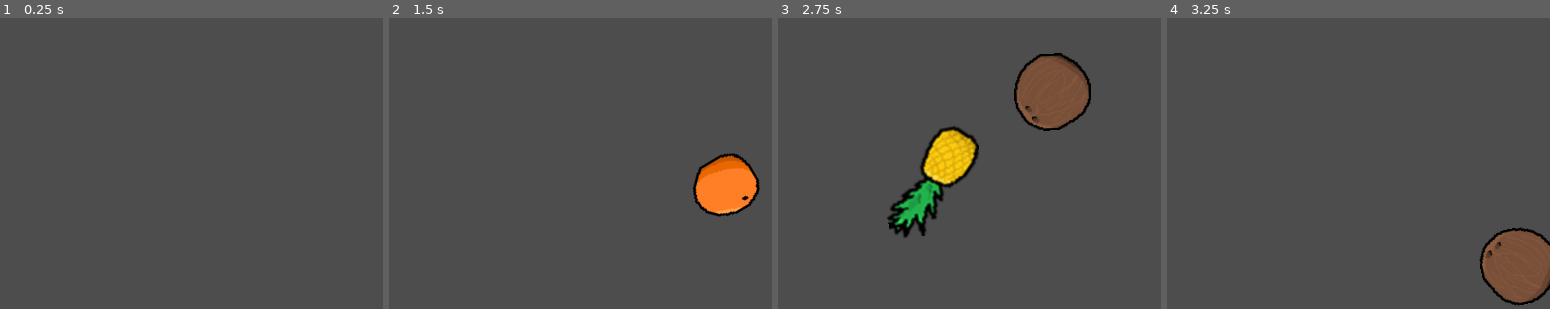
Above: before the commit, frames 1-4 (left to right).
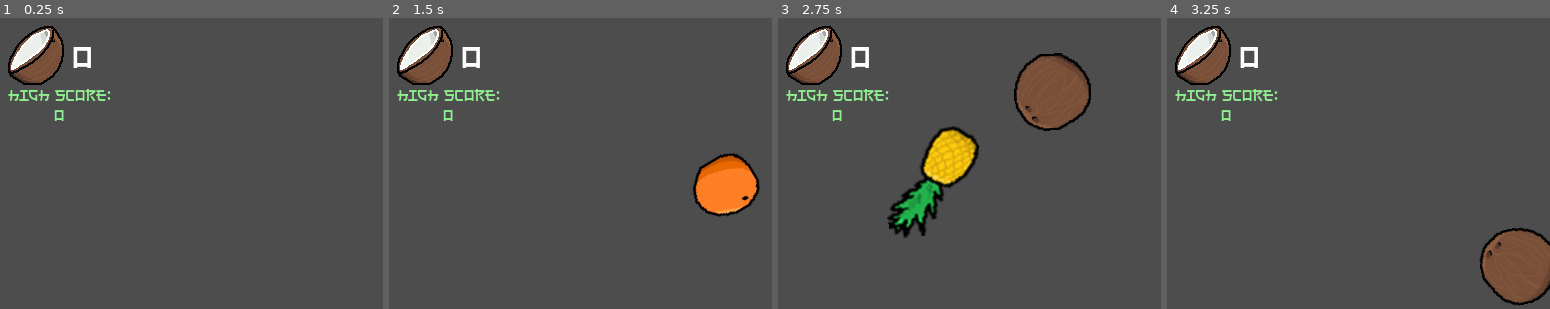
Above: after the commit, the same moments.

Repository: leafcabral/leafs-arcade
Game: Godot game, scene res://main/game_root.tscn
Same seed, same stepped clock (60 frames per second), same inputs: the game is played once before the commit and once after it.
Inputs (mouse positions are % of the whole screen's width and height, from its top left):
- Up to frame 1 (0.25 s): no input
- Up to frame 2 (1.5 s): move the mouse to (73, 43) at 0.52 s; move the mouse to (29, 54) at 1.27 s
- Up to frame 3 (2.75 s): move the mouse to (60, 26) at 2.02 s
- Up to frame 4 (3.25 s): move the mouse to (45, 69) at 2.77 s
The pictures show only the part of the screen within x 1-51%, y 1-51%; the shares and areas given below are measured in that part.

The runs differ from the first frame. In frame 1, 3.1% of the frame differs, in the area x 2-29%, y 2-36%; in frame 2, 3.1%; in frame 3, 3.1%; in frame 4, 3.1%.

Commit message:
feat(fruit_ninja): add score and highscore
Create signal for when a fruit is sliced in Fruit Manager.

Add "Electro Harmonix" font which is in public domain.

Create theme resource for default font for ui.

Diff:
--- a/4-fruit-ninja/entities/fruit/fruit_manager.gd
+++ b/4-fruit-ninja/entities/fruit/fruit_manager.gd
@@ -3,6 +3,7 @@
 
 
 signal spawn_cooldown_finished
+signal fruit_sliced
 signal unsliced_fruit_left
 signal fruits_depleted
 
@@ -69,3 +70,4 @@
 		fruit_slice.sprite_half_num = i
 		call_deferred("add_child", fruit_slice)
 	erase_fruit(fruit)
+	fruit_sliced.emit()
--- a/4-fruit-ninja/main/game_root.tscn
+++ b/4-fruit-ninja/main/game_root.tscn
@@ -11,6 +11,8 @@
 [ext_resource type="Resource" uid="uid://bbc83fdly4wqt" path="res://entities/fruit/types/pineapple.tres" id="9_yhd5o"]
 [ext_resource type="Texture2D" uid="uid://by4chl8jgl7l6" path="res://main/hud/missed-false.png" id="10_d0ffj"]
 [ext_resource type="Script" uid="uid://2kbfohb1a4x6" path="res://main/hud/hud.gd" id="10_yhd5o"]
+[ext_resource type="Texture2D" uid="uid://bfqk20rnuwoaq" path="res://entities/fruit/types/sprites/coconut-half-2.png" id="12_ukkfd"]
+[ext_resource type="Theme" uid="uid://0y0qe7aesqr" path="res://style/ui.tres" id="13_ukkfd"]
 
 [sub_resource type="Curve2D" id="Curve2D_sd42p"]
 _data = {
@@ -54,6 +56,34 @@
 scale = Vector2(1.5, 1.5)
 texture = ExtResource("10_d0ffj")
 
+[node name="Score" type="Node2D" parent="HUD"]
+position = Vector2(24, 24)
+
+[node name="SlicedFruit" type="Sprite2D" parent="HUD/Score"]
+position = Vector2(32, 32)
+texture = ExtResource("12_ukkfd")
+
+[node name="ScoreLabel" type="RichTextLabel" parent="HUD/Score"]
+offset_left = 72.0
+offset_top = 16.0
+offset_right = 248.0
+offset_bottom = 56.0
+theme = ExtResource("13_ukkfd")
+bbcode_enabled = true
+text = "0"
+
+[node name="HighScoreLabel" type="RichTextLabel" parent="HUD/Score"]
+offset_left = 8.0
+offset_top = 64.0
+offset_right = 112.0
+offset_bottom = 144.0
+theme = ExtResource("13_ukkfd")
+bbcode_enabled = true
+text = "[font_size=16][color=\"lightgreen\"]high score:
+0"
+horizontal_alignment = 1
+
+[connection signal="fruit_sliced" from="GameWorld/FruitManager" to="GameWorld" method="_on_fruit_manager_fruit_sliced"]
 [connection signal="fruits_depleted" from="GameWorld/FruitManager" to="GameWorld" method="_on_fruit_manager_fruits_depleted"]
 [connection signal="spawn_cooldown_finished" from="GameWorld/FruitManager" to="GameWorld" method="_on_fruit_manager_spawn_cooldown_finished"]
 [connection signal="unsliced_fruit_left" from="GameWorld/FruitManager" to="GameWorld" method="_on_fruit_manager_unsliced_fruit_left"]
--- a/4-fruit-ninja/main/game_world.gd
+++ b/4-fruit-ninja/main/game_world.gd
@@ -5,6 +5,8 @@
 const MAXIMUM_FRUITS := 15
 
 var wave := 1
+var score := 0
+var high_score := 0
 
 @onready var player: Player = $Player
 @onready var fruit_manager: FruitManager = $FruitManager
@@ -37,3 +39,12 @@
 func _on_fruit_manager_unsliced_fruit_left() -> void:
 	player_health.damage()
 	hud.set_misses(player_health.get_available())
+
+
+func _on_fruit_manager_fruit_sliced() -> void:
+	score += 1
+	hud.update_score(score)
+
+	if score > high_score:
+		high_score = score
+		hud.update_high_score(high_score)
--- a/4-fruit-ninja/main/hud/hud.gd
+++ b/4-fruit-ninja/main/hud/hud.gd
@@ -7,6 +7,8 @@
 
 @onready var misses: Array[Node] = $Misses.get_children()
 @onready var misses_length := len(misses)
+@onready var score_label: RichTextLabel = $Score/ScoreLabel
+@onready var high_score_label: RichTextLabel = $Score/HighScoreLabel
 
 
 func reset_misses() -> void:
@@ -19,3 +21,12 @@
 		misses[i].texture = MISSED_TRUE
 	for i in range(num_of_misses + 1, misses_length):
 		misses[i].texture = MISSED_FALSE
+
+
+func update_score(score: int) -> void:
+	score_label.text = str(score)
+
+
+func update_high_score(high_score: int) -> void:
+	const string_start := "[font_size=16][color=\"lightgreen\"]high score:\n"
+	high_score_label.text = string_start + str(high_score)
--- /dev/null
+++ b/4-fruit-ninja/style/ui.tres
@@ -0,0 +1,7 @@
+[gd_resource type="Theme" load_steps=2 format=3 uid="uid://0y0qe7aesqr"]
+
+[ext_resource type="FontFile" uid="uid://cifqgunj465vh" path="res://style/Electroharmonix.otf" id="1_o67gq"]
+
+[resource]
+default_font = ExtResource("1_o67gq")
+default_font_size = 32
Not shown: 1 places in 4-fruit-ninja/main/game_root.tscn that only renumber resources
Binary file added: 4-fruit-ninja/style/Electroharmonix.otf
Not shown, added: 4-fruit-ninja/style/Electroharmonix.otf.import
